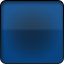
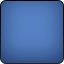
Layered file, before and after one edit (64 × 64). Changes by layer:
hid "Shape 1 copy 2", painted on it over <box>1,2,63,30</box>
renamed "Shape 1 copy 3" to "Focus", painted on it, masked it over <box>0,0,64,64</box>
